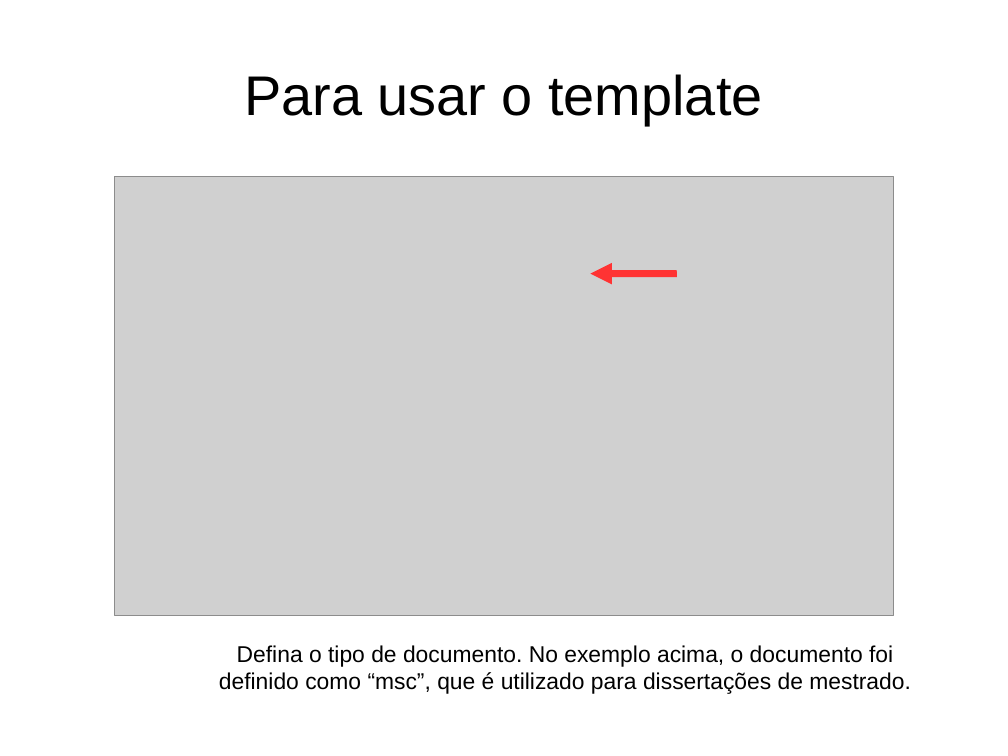
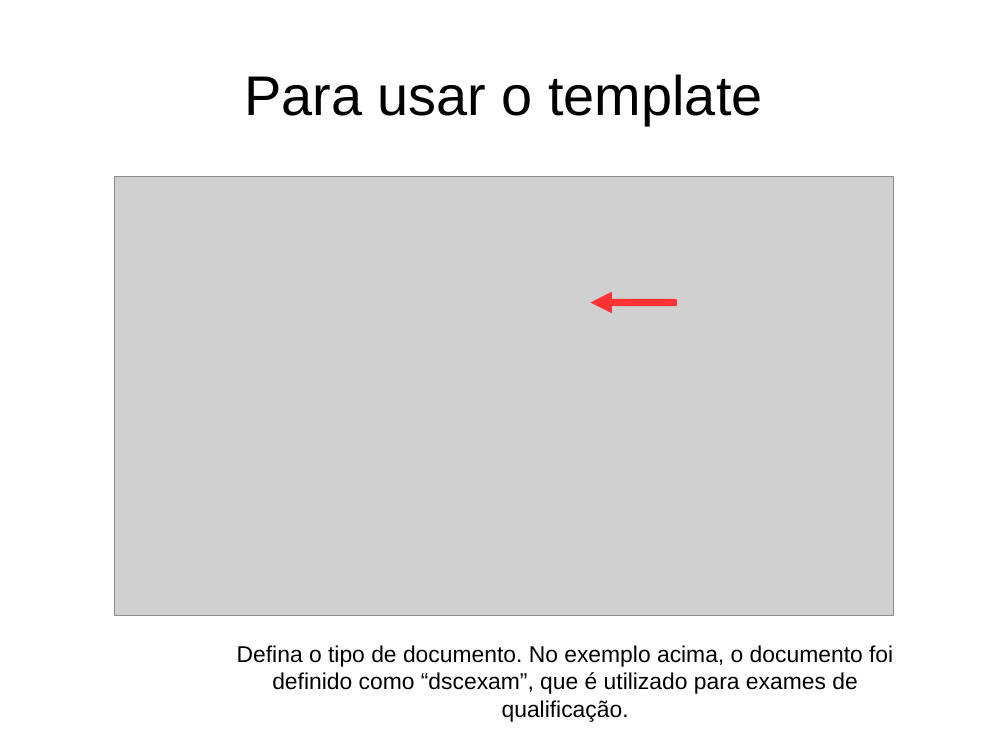
Before and after one commit to birocoles/Templates-geofisica-ON, a slide deck: slide 7 of Tutorial/tutorial_basico.odp (slide 10 before the commit). Drawn at 1008x756 pixels with LibreOffice and Linux fonts; fonts in the diff are those of the drawing; grey boxes stand for pictures. Boxes give left, top, right and bottom in pixels: in the first picture for what was removed or moved away, otherwise in the second. Text is boxed around its words. In the diff, an @@ line names an element or a change of style, - is before the commit and + after.

```diff
--- a/Tutorial/tutorial_basico.odp
+++ b/Tutorial/tutorial_basico.odp
@@ arrow moved from (677, 273) - (591, 273) to (677, 303) - (591, 303) @@
@@ text at (237, 645, 893, 722): text changed @@
-Defina o tipo de documento. No exemplo acima, o documento foi definido como “msc”, que é utilizado para dissertações de mestrado.
+Defina o tipo de documento. No exemplo acima, o documento foi definido como “dscexam”, que é utilizado para exames de qualificação.
```
Also in this commit, not shown: 11 other slides changed, 1 slide added, 3 slides removed, 3 other files.
